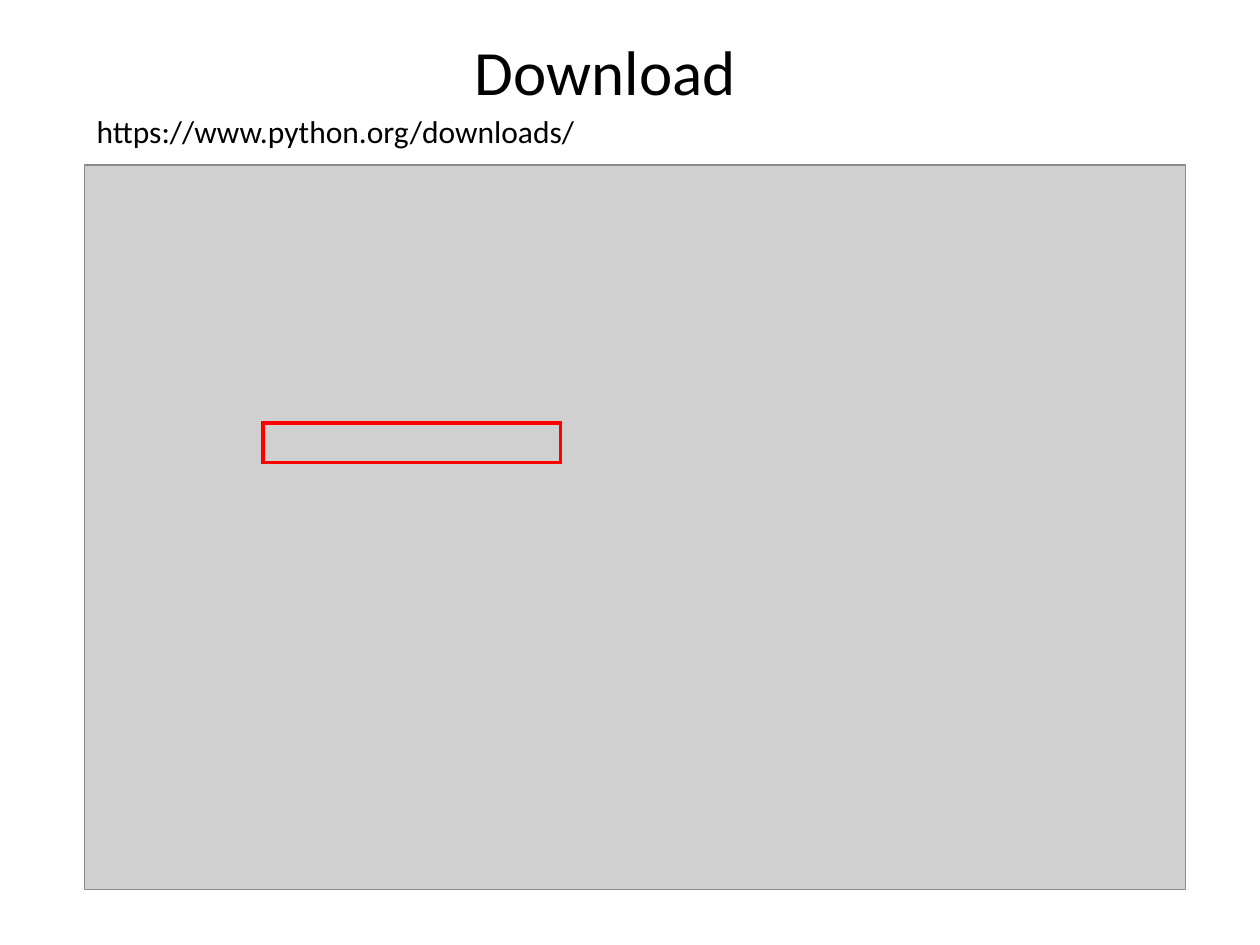
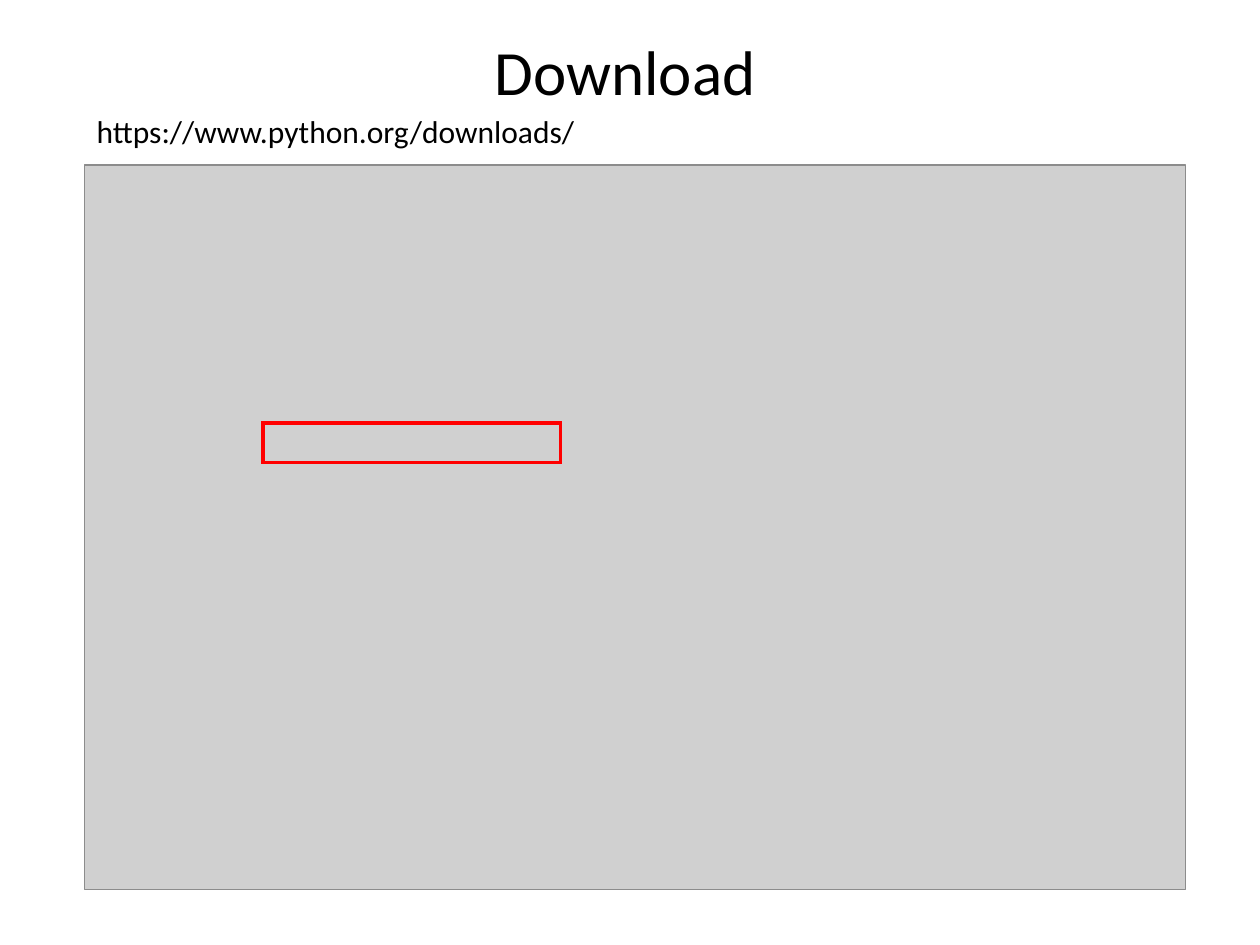
Before and after one commit to seiching/pythonclass, a slide deck: slide 3 of 0921_Class/Python安裝.ppt (slide 1 before the commit). Drawn at 1260x945 pixels with LibreOffice and Linux fonts; fonts in the diff are those of the drawing; grey boxes stand for pictures. Boxes give left, top, right and bottom in pixels: in the first picture for what was removed or moved away, otherwise in the second. Text is boxed around its words. In the diff, an @@ line names an element or a change of style, - is before the commit and + after.

```diff
--- a/0921_Class/Python安裝.ppt
+++ b/0921_Class/Python安裝.ppt
@@ text "Download": place and size @@
-text "Download" at (475, 51, 736, 96)
+text "Download" at (495, 51, 756, 96)
```
Also in this commit, not shown: 1 other slide changed, 5 slides added, 7 slides removed.
